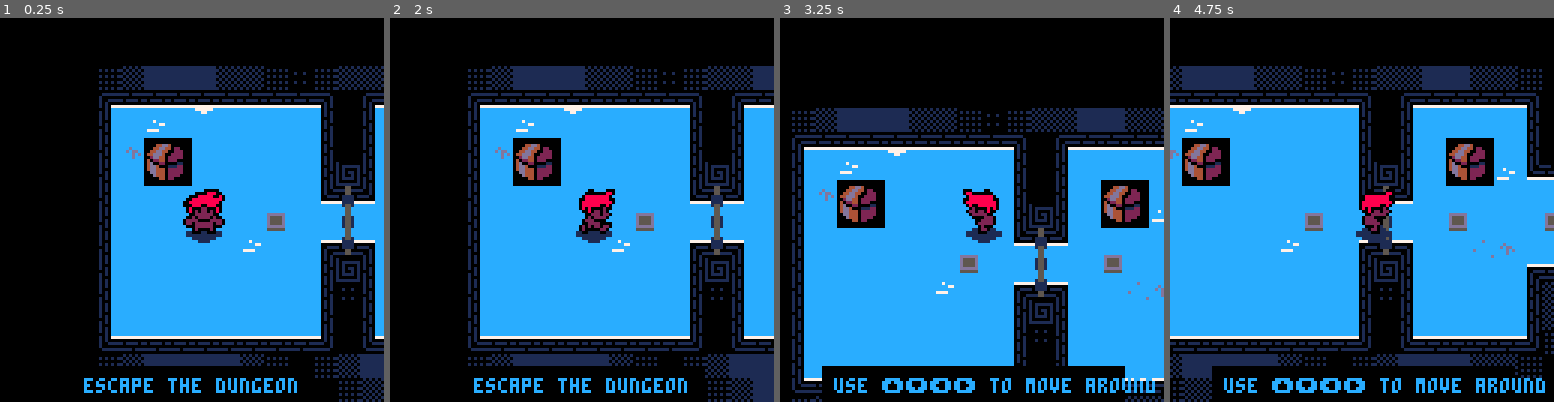
Above: before the commit, frames 1-4 (left to right).
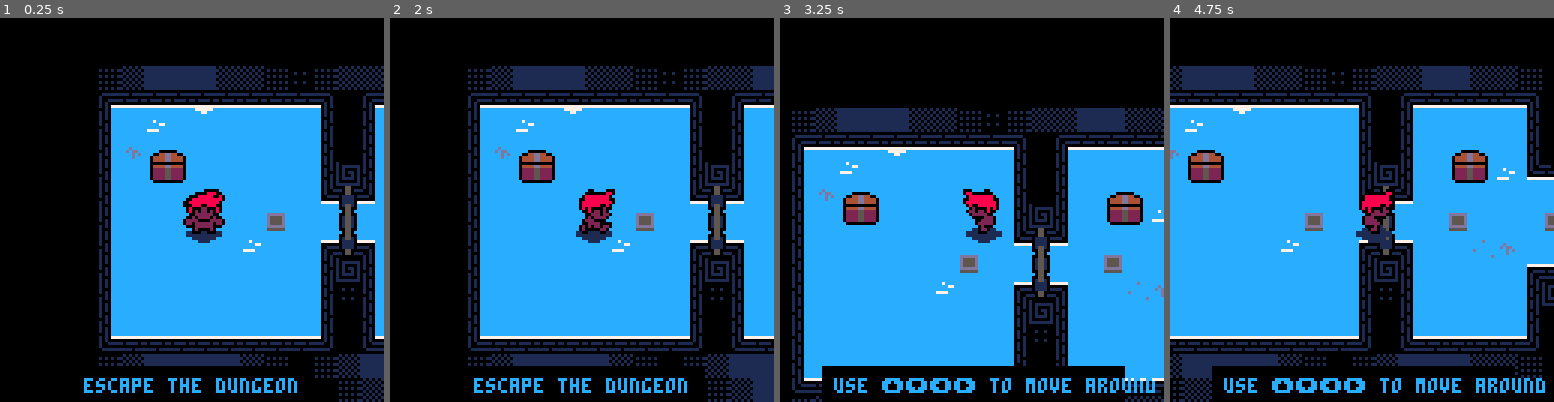
Above: after the commit, the same moments.

Repository: Kiyotoko/gamejam
Game: PICO-8 cartridge game.p8
The game is run twice, just before and just after one commit, with the same random seed, the same clock (stepped at 60 frames per second) and the same inputs.
Inputs:
- Up to frame 1 (0.25 s): no input
- Up to frame 2 (2 s): tap X (X key) at 0.33, 1.07, 1.85 s; tap O (Z key) at 0.7, 1.7 s; hold Right from 1.6 s (still down)
- Up to frame 3 (3.25 s): release Right at 2.1 s; tap O (Z key) at 2.1, 2.5, 2.9 s; hold Up 2.15-2.42 s; hold Right 2.47-3.03 s; tap X (X key) at 2.97 s; hold Left from 3.08 s (still down)
- Up to frame 4 (4.75 s): tap O (Z key) every 0.4 s from 3.3 to 4.5 s; release Left at 3.58 s; hold Down 3.63-3.97 s; hold Right 4.02-4.68 s; tap X (X key) at 4.08 s; hold Up from 4.73 s (still down)

The runs differ from the first frame. In frame 1, 1.5% of the frame differs, in the area x 37-93%, y 31-62%; in frame 2, 1.5%; in frame 3, 2.8%; in frame 4, 2.9%, in the area x 3-100%, y 31-88%.

Commit message:
map design

Diff:
--- a/game.p8
+++ b/game.p8
@@ -145,34 +145,34 @@
 0100000000000000000000000000000001010000000100000000000000000000000000000000000000000000000000000000000000000000000000000000000001010101010101010101010101010101010101010101010101010101010101010000000000000000000000000000000000000000000000000000000000000000
 __map__
 8f8e8d8d8d8e8e8f9f8f8e8e8d8d8e8e8f000000000000000000000000000000000000000000000000000000000000000000000000000000000000000000000000000000000000000000000000000000000000000000000000000000000000000000000000000000000000000000000000000000000000000000000000000000
-828383839383838383849b828383838384000000000000000000000000000000000000000000000000000000000000000000000000000000000000000000000000000000000000000000000000000000000000000000000000000000000000000000000000000000000000000000000000000000000000000000000000000000
-818095808080808080859b81808080808500008e8e8e8e8e8e8e8f8f8f8f8e8e8e8e008e8e8e8e8e8e8e8e8e8e8e8e8e008e8e8e8e8e8e8e8e8e8e8e8e8e8e0000000000000000000000000000000000000000000000000000000000000000000000000000000000000000000000000000000000000000000000000000000000
-81914a4b8080808080859b81804a4b8085008d8d8d8d8d8d8d8d8d8e8d8d8d8d8d8d8d8d8d8d8d8d8d8d8d8d8d8d8d8d8d8d8d8d8d8d8d8d8d8d8d8d8d8d8d8d8d8d0000000000000000000000000000000000000000000000000000000000000000000000000000000000000000000000000000000000000000000000000000
-81805a5b8080808080859e81805a5b95898383a3839383a38383838383838383a383838383839383838383938383a3838383838383838383838383838383838383838383838300000000008000000000000000000000000000000000000000000000000000000000000000000000000000000000000000000000000000000000
-81808080808080808089a38a80808080808080a0808080a08080808080808080a08080808080808080804a4b8090a0808080808080808080808080908080808080808080808080808080808080000000000000000000000000000000000000000000000000000000000000000000000000000000000000000000000000000000
-81808080808080c08080a08080c0808080c180a080c280a08080808080918080a080c3808080958080805a5b8080a080c980808090809580809180808095808080808080808080808080808080800000000000000000000000000000000000000000000000000000000000000000000000000000000000000000000000000000
-8180808080809580808ba78c80809091808080a0808080a08080808080808080a080808080808080808080808080a0808080808080808080808080808080809080808080808080808080808080000000000000000000000000000000000000000000000000000000000000000000000000000000000000000000000000000000
-818080808080808080859e81808080808b8787a7878787a78787878c8080808ba787878787878787878c9080808ba787878787878787878787878787878787878787878787878c808080008000000000000000000000000000000000000000000000000000000000000000000000000000000000000000000000000000000000
-818080808080808080859f8180808080858e8d8d8d8d8d8d8d8d8e8180908085008d8d8d8d8d8d8d0081808080859e0000008e8d8d8d8d8d8d8d8d8d8d8d8d8d8d8d8d8d8d8e81808080850000000000000000000000000000000000000000000000000000000000000000000000000000000000000000000000000000000000
-81808080808080808085008180808080858e8f8e8e8e8e8e8f8f8d81808080858d000000000000000081808080859e998f8f008f8e8e8e8e8e8e8e8e8e8e8e8e8e8e8e8e8e8d81958090850000000000000000000000000000000000000000000000000000000000000000000000000000000000000000000000000000000000
-86878787878787878788008687878787888f000000000000008e8d81808080858d000000000000000081809195898383848e8f9f8f8f8f8f00008f8f8f8f8f8f8f8f8f8f8e8d81808080850000000000000000000000000000000000000000000000000000000000000000000000000000000000000000000000000000000000
-8f8e8d8d8d8d8e8f008f8e8d8d8d8e8e8f00000000000000008e8d81809580858d000000000000000081808080808080858d8e8f0000000000000000000000000000008f8e8d81808080850000000000000000000000000000000000000000000000000000000000000000000000000000000000000000000000000000000000
-9f8f8e8e8e8e8f9f00008f8e8d8e8f000000000000000000008e8d81808080858d000000000000000086878787878c80858d8e8f00000000008e8e8e8e8e8e8e8e8e00008e8da1b0b0b0a50000000000000000000000000000000000000000000000000000000000000000000000000000000000000000000000000000000000
-0000008f8f9f0000000000008f8f00000000000000000000008e8d81808080858d00000000008d8d00009a9a9a9e8180858d8e8f0000008e8e8d8d8d8d8d8d8d8d8d8d8e008e81808080850000000000000000000000000000000000000000000000000000000000000000000000000000000000000000000000000000000000
-0000000000000000000000009f0000000000000000000000008f8d81808080858d0000008283838383a3838383a38a80858d8e8f0000008283839383838383838383938384998180c880850000000000000000000000000000000000000000000000000000000000000000000000000000000000000000000000000000000000
-000000000000000000000000000000000000000000000000008f8d81808080858d00008d8180808080a0808080a08091858d8e8f8f8f9f81808080808080808080808080858f81808080850000000000000000000000000000000000000000000000000000000000000000000000000000000000000000000000000000000000
-000000000000000000000000000000000000000000000000008f8d81808080858d000000818080c480a080c580a08080858d8e8e8e8e8e81808080808095808080808080858f81908080850000000000000000000000000000000000000000000000000000000000000000000000000000000000000000000000000000000000
-000000000000000000000000000000000000000000000000008f8d8180808085008d8d008180808080a0809080a08080858e8e8d8d8d8e81808080808080808080808080859e81808080850000000000000000000000000000000000000000000000000000000000000000000000000000000000000000000000000000000000
-000000000000000000000000000000000000000000000000008f8d8180918089838383838a8080808ba7878787a78787888283839383838a80808080808080808091808089838a809580850000000000000000000000000000000000000000000000000000000000000000000000000000000000000000000000000000000000
-000000000000000000000000000000000000000000000000008f8d81808080808080808080809180859e9a9a9a9a9a9a9e81808080808080808080808080808080808080808080808080850000000000000000000000000000000000000000000000000000000000000000000000000000000000000000000000000000000000
-000000000000000000000000000000000000000000000000008f8d81808080808090808080808080859a9a9a9a9a9a9a9a81808095808080808080809180808080808080808080808080850000000000000000000000000000000000000000000000000000000000000000000000000000000000000000000000000000000000
-000000000000000000000000000000000000000000000000008f8d81808080808080808080808080859e9a9a9a9a9a9a9e81808080808080808080808080808080808080808080809180850000000000000000000000000000000000000000000000000000000000000000000000000000000000000000000000000000000000
-00000000000000000000000000000000000000000000000000008e8687878797878797878c80808089a3838383a38383838a8080808b978c8080808080808080808095808b8787978787880000000000000000000000000000000000000000000000000000000000000000000000000000000000000000000000000000000000
-0000000000000000000000000000000000000000000000000000008e8d8d8d8d8d8d8d8e8180808080a0808080a080808080809080859e81808080808080808080808080850000000000000000000000000000000000000000000000000000000000000000000000000000000000000000000000000000000000000000000000
-0000000000000000000000000000000000000000000000000000008f8e8e8e8e8e8e8e8d818090c680a080c780a080808080808080850081808080809080808080809180850000000000000000000000000000000000000000000000000000000000000000000000000000000000000000000000000000000000000000000000
-00000000000000000000000000000000000000000000000000000000008f8f8f8f8f8e8d8180808080a0908080a080808080958080850081808080808080808080808080850000000000000000000000000000000000000000000000000000000000000000000000000000000000000000000000000000000000000000000000
-000000000000000000000000000000000000000000000000000000000000000000008f8e8687878787a7879787a787878797878787880086878797878787879787878787880000000000000000000000000000000000000000000000000000000000000000000000000000000000000000000000000000000000000000000000
-00000000000000000000000000000000000000000000000000000000000000000000008f8f00000000000000000000000000000000000000000000000000009999999900000000000000000000000000000000000000000000000000000000000000000000000000000000000000000000000000000000000000000000000000
+828383839383838383849b82838383838400000000000000009f000000000000000000000000000000000000000000000000000000000000000000000000000000000000000000000000000000000000000000000000000000000000000000000000000000000000000000000000000000000000000000000000000000000000
+818095808080808080859b81808080808500008f9f9c9c008e8f000000000000000000000000000000000000000000000000000000000000000000000000000000000000000000000000000000000000000000000000000000000000000000000000000000000000000000000000000000000000000000000000000000000000
+81914a4b8080808080859b81804a4b8085008e9e8e9c8f9e8d8e8f9f009f0000000000000000000000000000000000000000000000000000000000000000000000000000000000000000000000000000000000000000000000000000000000000000000000000000000000000000000000000000000000000000000000000000
+81805a5b8080808080859e81805a5b95898383a3838383a38392839383839283a383838383838383838383838383a3838383838383838383838383838383838383838383838383838383838000000000000000000000000000000000000000000000000000000000000000000000000000000000000000000000000000000000
+81808080808080808089a38a80808080808080a0808095a08080809080808080a080808080808080808080808080a0808080808080808080808080808080808080808080808080808080808080000000000000000000000000000000000000000000000000000000000000000000000000000000000000000000000000000000
+81808080808080c08080a08080c0808080c180a080c280a08080808080808080a080808080808080808080808080a0808080808080808080808080808080808080808080808080808080808080800000000000000000000000000000000000000000000000000000000000000000000000000000000000000000000000000000
+8180808080809580808ba78c80809091808080a0808080a08080808080918080a080808080808080808080808080a0808080808080808080808080808080808080808080808080808080808080000000000000000000000000000000000000000000000000000000000000000000000000000000000000000000000000000000
+818080808080808080859e81808080808b8787a7978787a78787878c8080808ba78787878787878787878c808b87a7878787878787878787878787878787878787878787878787808080008000000000000000000000000000000000000000000000000000000000000000000000000000000000000000000000000000000000
+818080808080808080859f8180808080859e8d8d8d8d8d8d8d8d9e81808080858f8e8d8d8e8f000000008180859800000000000000000000000000000000000000000000009900808080000000000000000000000000000000000000000000000000000000000000000000000000000000000000000000000000000000000000
+8180808080808080808500818080808085008e8e8e8e8e8e8e8e0081808080859f00008f9f00000000008180859800000000000000000000000000000000000000000000009900808080000000000000000000000000000000000000000000000000000000000000000000000000000000000000000000000000000000000000
+868787878787878787880086878787878800008f8f8f8f8f8f00008180808085000000000000000000008180859800000000000000000000000000000000000000000000009900808080000000000000000000000000000000000000000000000000000000000000000000000000000000000000000000000000000000000000
+8f8e8d8d8d8d8e8f008f8e8d8d8d8e8e8f0000009f9f9f9f0000008180908085000000000000000000008180859800000000000000000000000000000000000000000000009999808080000000000000000000000000000000000000000000000000000000000000000000000000000000000000000000000000000000000000
+9f8f8e8e8e8e8f9f00008f8e8d8e8f00000000000000000000000081808080850000000000000000000081808598000000000000000000000000000000000000000000000099a1b0b0b0a50000000000000000000000000000000000000000000000000000000000000000000000000000000000000000000000000000000000
+0000008f8f9f0000000000008f8f0000000000000000000000000081808080859f00009f8f9f000000008180859800000000000000000000000000000000000000000000009999808080000000000000000000000000000000000000000000000000000000000000000000000000000000000000000000000000000000000000
+0000000000000000000000009f000000000000000000000000000081808080859f00008f8283838383a38a8089a383838383000000000000000000000000000000000000009999808080000000000000000000000000000000000000000000000000000000000000000000000000000000000000000000000000000000000000
+00000000000000000000000000000000000000000000000000000081808080858e00008e8180808080a0808080a080808080000000000000808080808080808080808080009999808080000000000000000000000000000000000000000000000000000000000000000000000000000000000000000000000000000000000000
+00000000000000000000000000000000000000000000000000000081808080858e9f9f8e8180808080a0808080a080808080000000000000808080808080808080808080009999808080000000000000000000000000000000000000000000000000000000000000000000000000000000000000000000000000000000000000
+00000000000000000000000000000000000000000000000000000081808080859e8e8e9e8180808080a0808080a080808080000000000000808080808080808080808080009999808080000000000000000000000000000000000000000000000000000000000000000000000000000000000000000000000000000000000000
+0000000000000000000000000000000000000000000000000000008180808089838392838a8080808ba7878787a78c808080000000000000808080808080808080808080009900808080000000000000000000000000000000000000000000000000000000000000000000000000000000000000000000000000000000000000
+0000000000000000000000000000000000000000000000000000008180808080808080808080808085808080808081808080808080808080808080808080808080808080808080808080000000000000000000000000000000000000000000000000000000000000000000000000000000000000000000000000000000000000
+0000000000000000000000000000000000000000000000000000008180808080808080809080808085808080808081808080808080808080808080808080808080808080808080808080990000000000000000000000000000000000000000000000000000000000000000000000000000000000000000000000000000000000
+0000000000000000000000000000000000000000000000000000008180808080808080808080808085808080808081808080808080808080808080808080808080808080808080808080000000000000000000000000000000000000000000000000000000000000000000000000000000000000000000000000000000000000
+0000000000000000000000000000000000000000000000000000008687878787878787878c80808089a3838383a38a8080808b8787878787808080808080808080808080999900000000000000000000000000000000000000000000000000000000000000000000000000000000000000000000000000000000000000000000
+0000000000000000000000000000000000000000000000000000000000000000000000008180808080a0808080a080808080850000000000808080808080808080808080000000000000000000000000000000000000000000000000000000000000000000000000000000000000000000000000000000000000000000000000
+0000000000000000000000000000000000000000000000000000000000000000000000008180808080a0808080a080808080850000000000808080808080808080808080000000000000000000000000000000000000000000000000000000000000000000000000000000000000000000000000000000000000000000000000
+0000000000000000000000000000000000000000000000000000000000000000000000008180808080a0808080a080808080850000000000808080808080808080808080000000000000000000000000000000000000000000000000000000000000000000000000000000000000000000000000000000000000000000000000
+0000000000000000000000000000000000000000000000000000000000000000000000008687878787a7878787a787878787880000000000999999999999999999999999000000000000000000000000000000000000000000000000000000000000000000000000000000000000000000000000000000000000000000000000
+0000000000000000000000000000000000000000000000000000000000000000000000000000000000000000000000000000000000000000000000000000009999999900000000000000000000000000000000000000000000000000000000000000000000000000000000000000000000000000000000000000000000000000
 
 
 
Not shown, changed: 82 lines of the sprite sheet (__gfx__) section of game.p8
